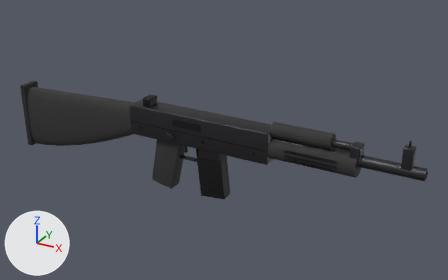
Before and after pictures for a commit that changed the FBX model SourceArt/Models/SM_Saiga.fbx.
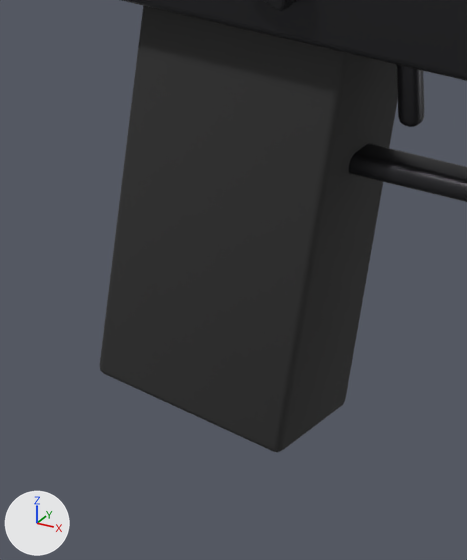
Each version appears first whole from a 50 mm lens placed at (0.689, -1.057, 0.522), pointed at (0.087, 0.038, -0.026), and next in a close-up on the part from 31% to 43% of the width and 50% to 72% of the height. Lighting does not change. The marker at lower left points along +X, +Y and +Z. The first two pictures are the older version. Where no turn or scale is listed for an object, it has been applied to the vertices. Vertices at exactly the same position are counted once.

In view in the first close-up: 'SM_Saiga'.
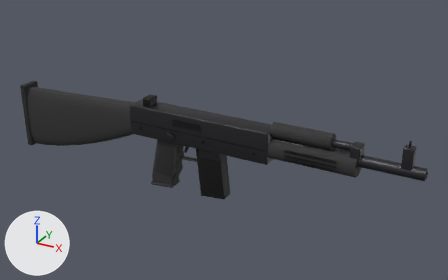
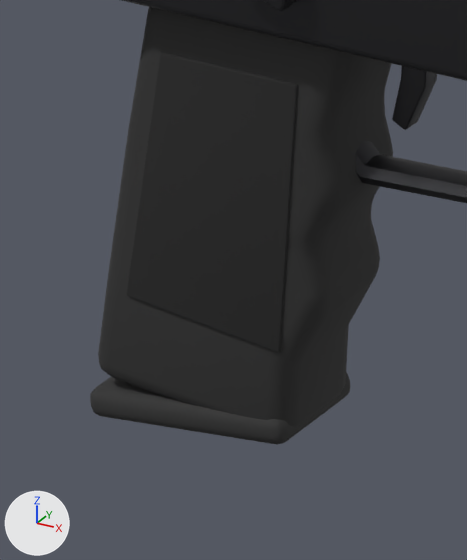
Patch to the scene script:
```diff
--- a/SourceArt/Models/SM_Saiga.fbx.py
+++ b/SourceArt/Models/SM_Saiga.fbx.py
@@ me_sm_saiga_001 @@
 # used by ob_sm_saiga; location = (0.0, 0.0, 0.0)
-me_sm_saiga_001.from_pydata(...)  # 2574 vertices, 2444 faces; spans x -0.455..0.526, y -0.031..0.036, z -0.15..0.072
+me_sm_saiga_001.from_pydata(...)  # 2854 vertices, 2715 faces; spans x -0.455..0.526, y -0.031..0.036, z -0.153..0.072
+# me_sm_saiga_001 part 1: the loose piece of 96 vertices spanning x -0.075..0.005, y -0.016..0.016, z -0.15..-0.03 is rebuilt with 216 vertices and now spans x -0.077..0.003, y -0.016..0.016, z -0.147..-0.03
+# me_sm_saiga_001 part 2: a new loose piece of 96 vertices spanning x -0.078..-0.018, y -0.017..0.017, z -0.153..-0.139, in mat_m_blackpolymer (dark grey #303030)
+# me_sm_saiga_001 part 3: a new loose piece of 96 vertices spanning x -0.064..-0.01, y -0.017..-0.015, z -0.12..-0.045, in mat_m_rubber (black #272727)
+# me_sm_saiga_001 part 4: the loose piece of 96 vertices spanning x -0.02..0.05, y -0.005..0.005, z -0.073..-0.067 is deleted
+# me_sm_saiga_001 part 5: 2 vertices moved within x 0.012, y -0.002..0.002, z -0.057; 188 vertices removed from x 0.009..0.051, y -0.005..0.005, z -0.07..-0.03; 156 vertices added at x -0.014..0.057, y -0.005..0.005, z -0.075..-0.027
+# other edits to the shape of me_sm_saiga_001 do not show in these pictures
 me_sm_saiga_001.materials.append(mat_m_steel)
```

Where the change shows, as pixel boxes (x1, y1, x2, y2) in the close-ups (467 x 560 px; the box of a moved part takes in the faces that stretch with it):
'SM_Saiga', reshaped
    before: (100, 0, 467, 452)
    after: (90, 0, 467, 444)
part 1 of me_sm_saiga_001, rebuilt
    before: (100, 6, 398, 452)
    after: (98, 7, 393, 427)
part 2 of me_sm_saiga_001, added
    after: (90, 372, 350, 444)
part 3 of me_sm_saiga_001, added (black)
    after: (126, 52, 298, 353)
part 4 of me_sm_saiga_001, deleted
    before: (349, 144, 467, 202)
part 5 of me_sm_saiga_001, moved or reshaped
    before: (397, 65, 424, 127)
    after: (355, 66, 467, 203)
